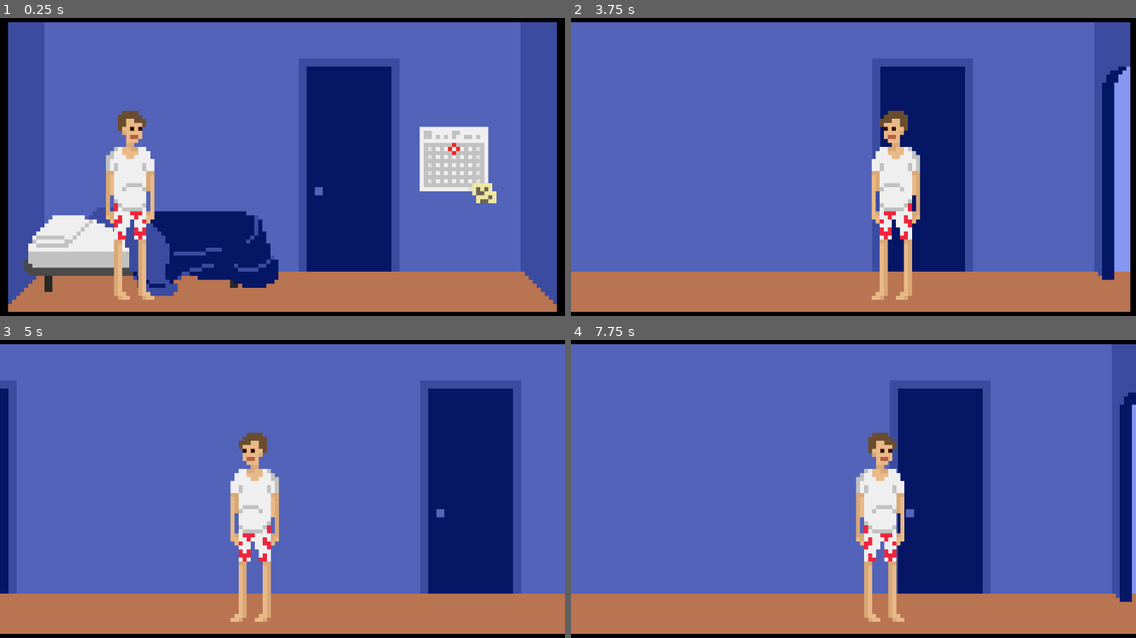
Above: before the commit, frames 1-4 (two rows, left to right).
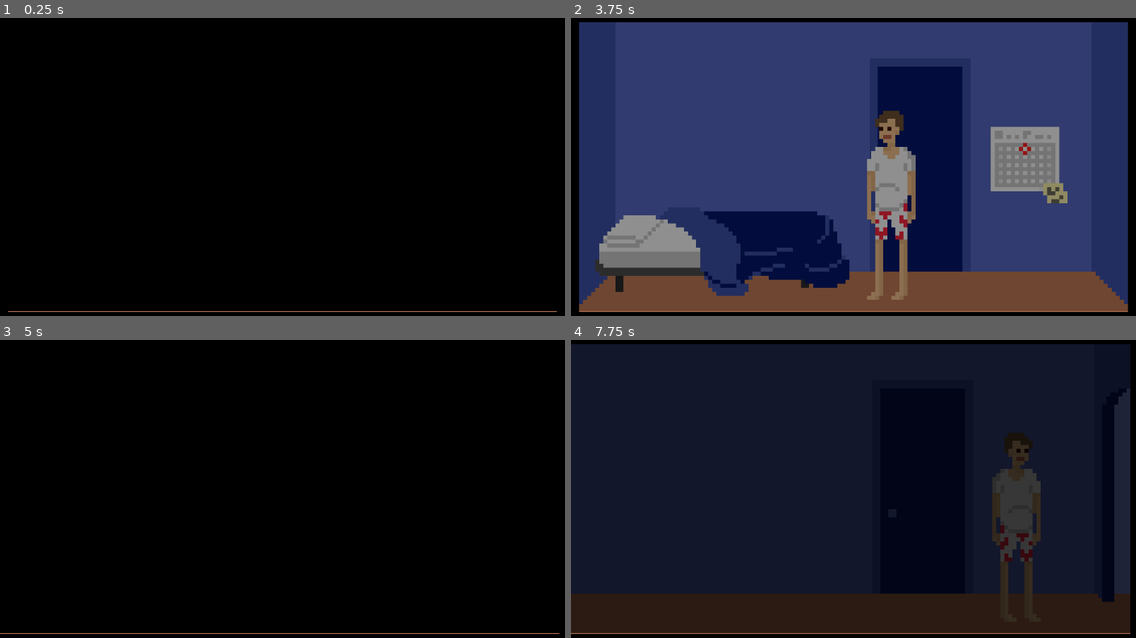
Above: after the commit, the same moments.

Repository: lthammond/CS315-midterm-Halfway_There
Game: Godot game, scene res://src/Bedroom.tscn
The game is run twice, just before and just after one commit, with the same random seed, the same clock (stepped at 60 frames per second) and the same inputs.
Inputs:
- Up to frame 1 (0.25 s): no input
- Up to frame 2 (3.75 s): tap Enter at 0.5 s; hold Right (move_right) 0.53-1.28 s; hold Up (interact) 0.53-1.28 s; hold Left (move_left) 1.28-2.03 s; tap Up (interact) at 1.35, 2.85 s; hold Up (interact) 2.03-2.78 s; hold Right (move_right) 2.03-3.53 s; hold Left (move_left) from 3.53 s (still down); hold Up (interact) from 3.53 s (still down)
- Up to frame 3 (5 s): keep holding Left (move_left); release Up (interact) at 4.28 s; tap Up (interact) at 4.35 s
- Up to frame 4 (7.75 s): hold Up (interact) 5.03-5.78 s; release Left (move_left) at 5.78 s; hold Right (move_right) from 5.78 s (still down); tap Up (interact) at 5.85, 7.35 s; hold Up (interact) 6.53-7.28 s

The runs differ from the first frame. In frame 1, 94% of the frame differs, in the area x 1-99%, y 1-99%; in frame 2, 96%; in frame 3, 97%, in the area x 0-100%, y 1-99%; in frame 4, 97%.

Commit message:
Add fade in and out animations to doors

Diff:
--- a/project/src/Door.gd
+++ b/project/src/Door.gd
@@ -2,10 +2,14 @@
 
 export(String, FILE, "*.tscn,*.scn") var target_scene
 
+func _ready():
+	$ScreenFader/ColorRect/AnimationPlayer.play("Fade_in")
+
+
 func _input(event):
 	if event.is_action_pressed("interact"):
 		if get_overlapping_bodies().size() > 0:
-			next_level()
+			$ScreenFader/ColorRect/AnimationPlayer.play("Fade_out")
 
 
 func next_level():
--- a/project/src/Door.tscn
+++ b/project/src/Door.tscn
@@ -1,10 +1,54 @@
-[gd_scene load_steps=4 format=2]
+[gd_scene load_steps=6 format=2]
 
 [ext_resource path="res://src/Door.gd" type="Script" id=1]
 [ext_resource path="res://assets/sprites/door.png" type="Texture" id=2]
 
 [sub_resource type="RectangleShape2D" id=1]
 extents = Vector2( 41.4451, 261.823 )
+
+[sub_resource type="Animation" id=3]
+resource_name = "Fade_in"
+tracks/0/type = "value"
+tracks/0/path = NodePath(".:color")
+tracks/0/interp = 1
+tracks/0/loop_wrap = true
+tracks/0/imported = false
+tracks/0/enabled = true
+tracks/0/keys = {
+"times": PoolRealArray( 0, 0.5, 1 ),
+"transitions": PoolRealArray( 1, 1, 1 ),
+"update": 0,
+"values": [ Color( 0, 0, 0, 1 ), Color( 0, 0, 0, 1 ), Color( 0, 0, 0, 0 ) ]
+}
+
+[sub_resource type="Animation" id=2]
+resource_name = "Fade_out"
+tracks/0/type = "value"
+tracks/0/path = NodePath(".:color")
+tracks/0/interp = 1
+tracks/0/loop_wrap = true
+tracks/0/imported = false
+tracks/0/enabled = true
+tracks/0/keys = {
+"times": PoolRealArray( 0, 0.5, 1 ),
+"transitions": PoolRealArray( 1, 1, 1 ),
+"update": 0,
+"values": [ Color( 0, 0, 0, 0 ), Color( 0, 0, 0, 1 ), Color( 0, 0, 0, 1 ) ]
+}
+tracks/1/type = "method"
+tracks/1/path = NodePath("../..")
+tracks/1/interp = 1
+tracks/1/loop_wrap = true
+tracks/1/imported = false
+tracks/1/enabled = true
+tracks/1/keys = {
+"times": PoolRealArray( 1 ),
+"transitions": PoolRealArray( 1 ),
+"values": [ {
+"args": [  ],
+"method": "next_level"
+} ]
+}
 
 [node name="Door" type="Area2D"]
 script = ExtResource( 1 )
@@ -15,3 +59,20 @@
 
 [node name="CollisionShape2D" type="CollisionShape2D" parent="."]
 shape = SubResource( 1 )
+
+[node name="ScreenFader" type="CanvasLayer" parent="."]
+offset = Vector2( -1100, -650 )
+scale = Vector2( 2, 2 )
+transform = Transform2D( 2, 0, 0, 2, -1100, -650 )
+
+[node name="ColorRect" type="ColorRect" parent="ScreenFader"]
+anchor_right = 1.0
+anchor_bottom = 1.0
+color = Color( 0, 0, 0, 1 )
+__meta__ = {
+"_edit_use_anchors_": false
+}
+
+[node name="AnimationPlayer" type="AnimationPlayer" parent="ScreenFader/ColorRect"]
+anims/Fade_in = SubResource( 3 )
+anims/Fade_out = SubResource( 2 )
